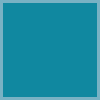
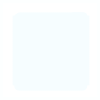
Layered file, before and after one edit (100 × 100). Changes by layer:
added layer "Paint Layer 2" (20%) above "Paint Layer 1" over [0, 0, 100, 100]
painted on "Paint Layer 1" over [0, 0, 100, 100]
hid "Background" over [0, 0, 100, 100]
